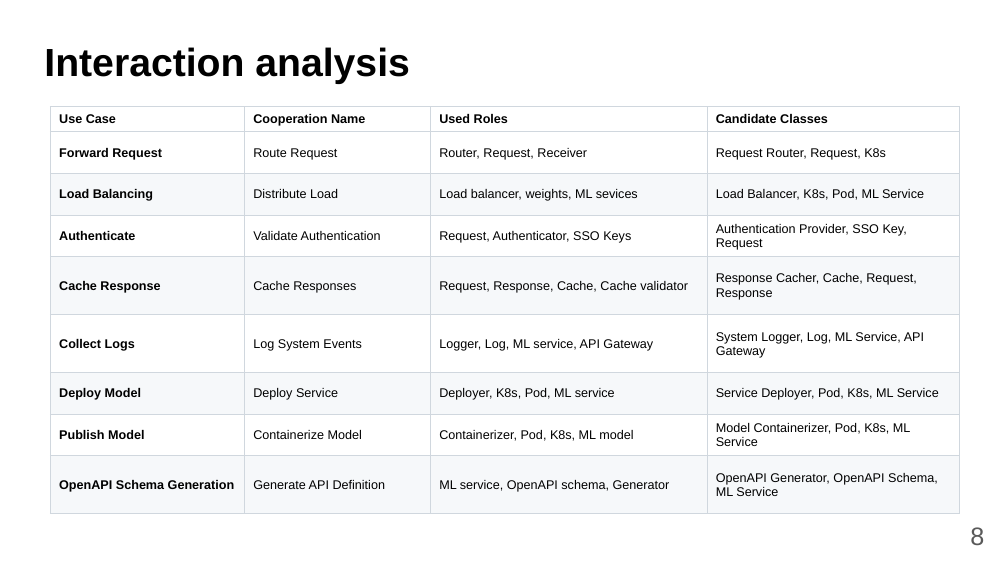
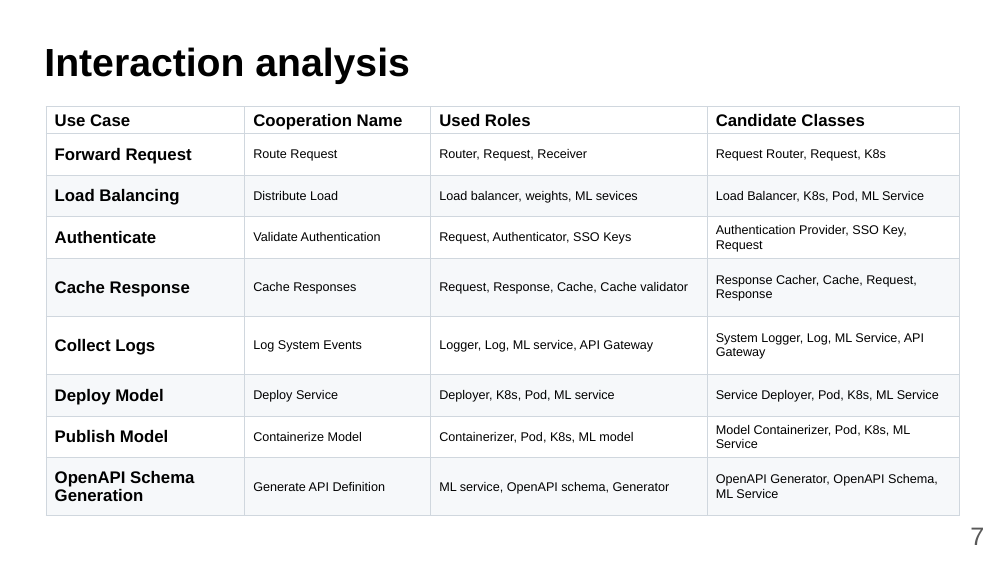
Before and after one commit to fanglores/Advanced-Software-Design, a slide deck: slide 7 of PracticeTasks/Final_Task/K8C_FinalTask1_(Task8).pptx (slide 8 before the commit). Drawn at 1008x567 pixels with LibreOffice and Linux fonts; fonts in the diff are those of the drawing. Boxes give left, top, right and bottom in pixels: in the first picture for what was removed or moved away, otherwise in the second. Text is boxed around its words. In the diff, an @@ line names an element or a change of style, - is before the commit and + after.

```diff
--- a/PracticeTasks/Final_Task/K8C_FinalTask1_(Task8).pptx
+++ b/PracticeTasks/Final_Task/K8C_FinalTask1_(Task8).pptx
@@ table at <box>46,107,960,517</box> @@
@@ size 9 to 12 pt in "Use Case", "Cooperation Name", "Used Roles", "Candidate Classes" and 8 more places @@
@@ table: place and size @@
-table at <box>50,107,960,514</box>
+table at <box>46,107,960,517</box>
@@ page number at <box>970,527,984,545</box>: text changed @@
-8
+7
```
Also in this commit, not shown: 4 other slides changed, 1 slide removed, 1 other file.
